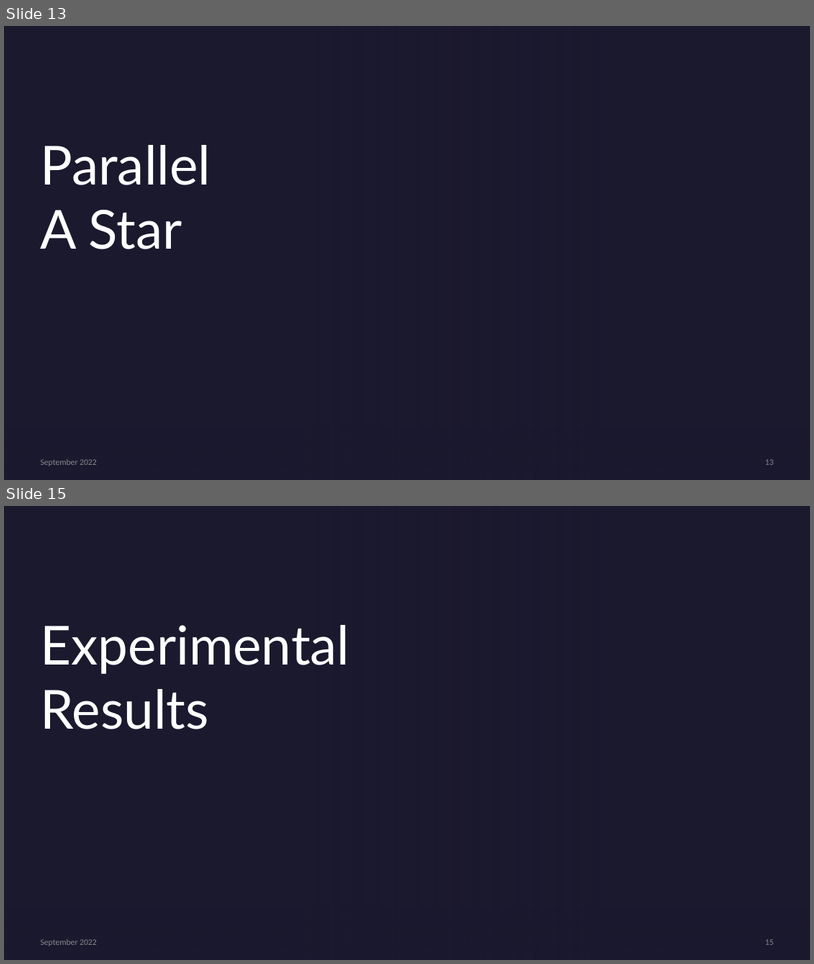
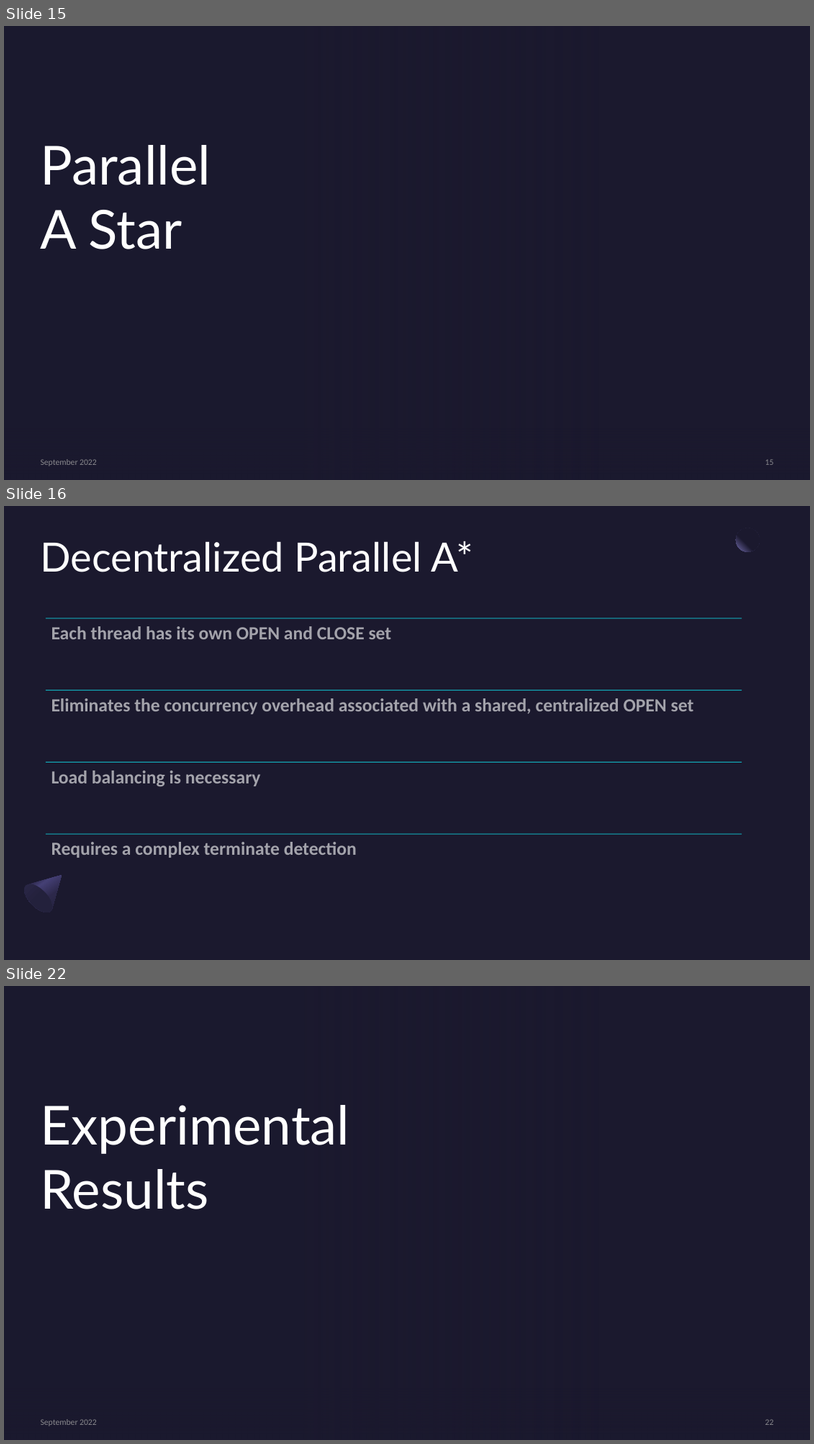
Before and after one commit to Salvo-kun/a-star, a slide deck: presentation/astar_slides.pptx. Shown one above the other, each under a label of ours: slides 13 and 15 before the commit, slides 15, 16 and 22 after it; the slides between them are not shown. The pictures are 814x964 and 814x1444 pixels, drawn with LibreOffice and Linux fonts; fonts in the diff are those of the drawing; background and template pictures are left out. Boxes give left, top, right and bottom in pixels: in the first picture for what was removed or moved away, otherwise in the second. Text is boxed around its words. In the diff, an @@ line names an element or a change of style, - is before the commit and + after.

```diff
--- a/presentation/astar_slides.pptx
+++ b/presentation/astar_slides.pptx
@@ slide 16 added at (4,506,810,960), background #1B192E @@
@@ title added at (41,541,473,572), 48 pt, text #FFFFFF @@
+Decentralized Parallel A*
@@ ellipse added at (736,528,760,551), fill gradient #1B192E to #7771B2 @@
@@ group added at (46,618,742,857): 4 lines, 4 texts @@
+Each thread has its own OPEN and CLOSE set
+Eliminates the concurrency overhead associated with a shared, centralized OPEN set
+Load balancing is necessary
+Requires a complex terminate detection
@@ freeform shape added at (19,862,74,917), fill gradient #2C284A to #454075 to #1B192E @@
@@ ellipse added at (19,879,57,917), fill gradient #23213C to #2C284A @@
@@ what was slide 13 is now slide 15 @@
@@ page number at (766,459,774,464): text changed @@
-13
+15
@@ what was slide 15 is now slide 22 @@
@@ page number at (766,1419,774,1424): text changed @@
-15
+22
```
Also in this commit, not shown: 4 slides changed, 8 other slides added, 2 slides removed, 2 other files.
